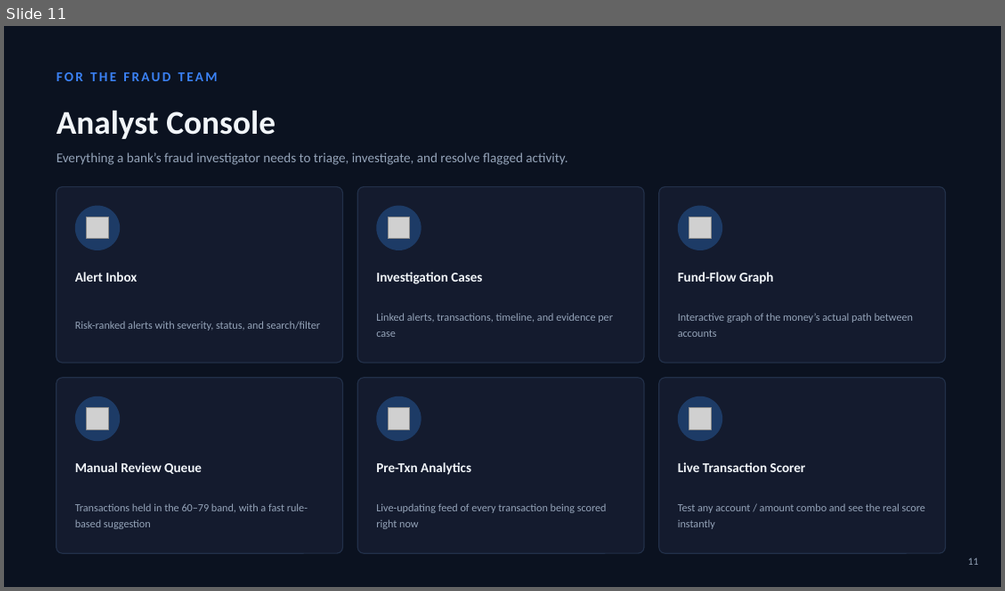
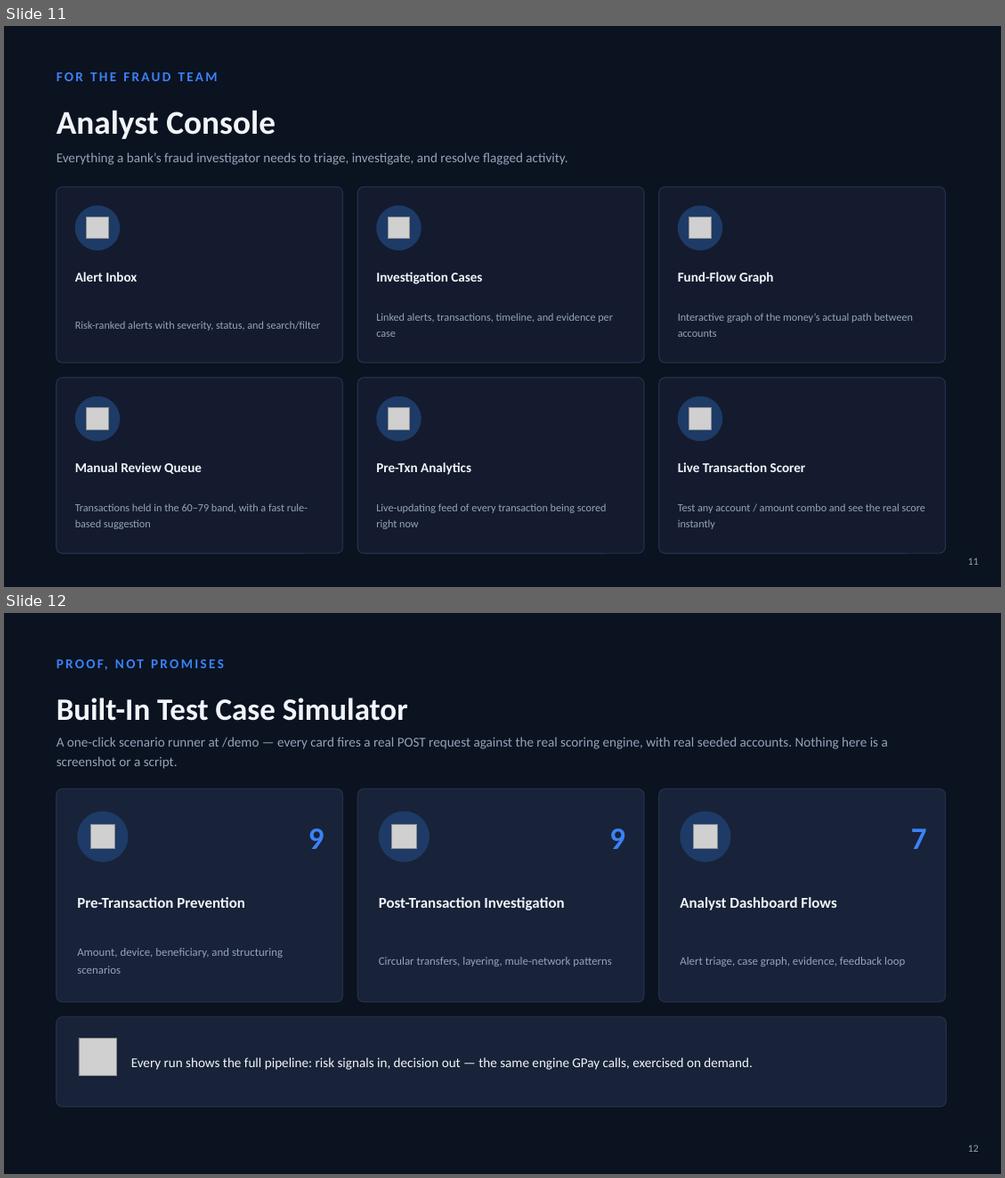
Before and after one commit to Shravxnk/Virgil, a slide deck: Virgil_Presentation.pptx. Shown one above the other, each under a label of ours: slide 11 before the commit, slides 11 and 12 after it. The pictures are 1005x591 and 1005x1178 pixels, drawn with LibreOffice and Linux fonts; fonts in the diff are those of the drawing; grey boxes stand for pictures. Boxes give left, top, right and bottom in pixels: in the first picture for what was removed or moved away, otherwise in the second. Text is boxed around its words. In the diff, an @@ line names an element or a change of style, - is before the commit and + after.

Commit message:
Move Executive Dashboard content to Future Scope in the deck
Everything not actually reachable in this review's demo scope now lives
in Future Scope instead: replaced the Executive Dashboard slide with a
Test Case Simulator slide (a real, working feature), and scrubbed
"executive" mentions from the architecture, requirement-mapping, and
solution-overview slides.

```diff
--- a/Virgil_Presentation.pptx
+++ b/Virgil_Presentation.pptx
@@ slide 12 added at <box>4,613,1001,1174</box>, background #0B1220 @@
@@ text added at <box>57,650,655,676</box>, 13 pt, text #3B82F6, bold @@
+PROOF, NOT PROMISES
@@ text added at <box>57,698,408,721</box>, 30 pt, text #F1F5F9, bold @@
+Built-In Test Case Simulator
@@ text added at <box>57,737,888,769</box>, 13 pt, text #94A3B8 @@
+A one-click scenario runner at /demo — every card fires a real POST request against the real scoring engine, with real seeded accounts. Nothing here is a screenshot or a script.
@@ rounded rectangle added at <box>57,788,343,1002</box>, fill #182238, outline #223049 1 pt @@
@@ rounded rectangle added at <box>357,788,644,1002</box>, fill #182238, outline #223049 1 pt @@
@@ rounded rectangle added at <box>659,788,946,1002</box>, fill #182238, outline #223049 1 pt @@
@@ ellipse added at <box>77,811,128,862</box>, fill #1D3B66 @@
@@ picture added at <box>90,825,115,850</box> @@
@@ ellipse added at <box>379,811,429,862</box>, fill #1D3B66 @@
@@ picture added at <box>392,825,417,850</box> @@
@@ ellipse added at <box>680,811,731,862</box>, fill #1D3B66 @@
@@ picture added at <box>694,825,718,850</box> @@
@@ text added at <box>308,828,324,849</box>, 30 pt, text #3B82F6, bold @@
+9
@@ text added at <box>609,828,625,849</box>, 30 pt, text #3B82F6, bold @@
+9
@@ text added at <box>911,828,927,849</box>, 30 pt, text #3B82F6, bold @@
+7
@@ text added at <box>77,897,245,908</box>, 14.5 pt, text #F1F5F9, bold @@
+Pre-Transaction Prevention
@@ text added at <box>379,897,564,910</box>, 14.5 pt, text #F1F5F9, bold @@
+Post-Transaction Investigation
@@ text added at <box>680,897,836,910</box>, 14.5 pt, text #F1F5F9, bold @@
+Analyst Dashboard Flows
@@ text added at <box>77,948,283,973</box>, 11 pt, text #94A3B8 @@
+Amount, device, beneficiary, and structuring scenarios
@@ text added at <box>379,957,611,966</box>, 11 pt, text #94A3B8 @@
+Circular transfers, layering, mule-network patterns
@@ text added at <box>680,957,905,966</box>, 11 pt, text #94A3B8 @@
+Alert triage, case graph, evidence, feedback loop
@@ rounded rectangle added at <box>57,1017,947,1107</box>, fill #182238, outline #223049 1 pt @@
@@ picture added at <box>79,1038,116,1075</box> @@
@@ text added at <box>131,1057,752,1070</box>, 13 pt, text #F1F5F9 @@
+Every run shows the full pipeline: risk signals in, decision out — the same engine GPay calls, exercised on demand.
@@ text added at <box>968,1144,979,1151</box>, 10 pt, text #94A3B8 @@
+12
```
Also in this commit, not shown: 6 slides changed, 1 slide removed.
